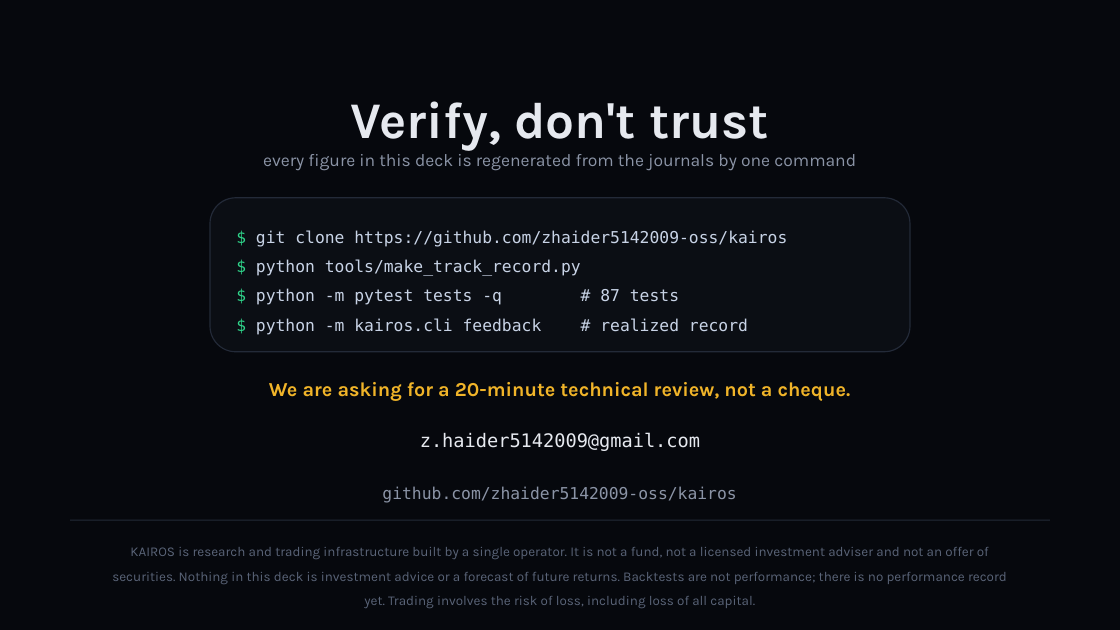
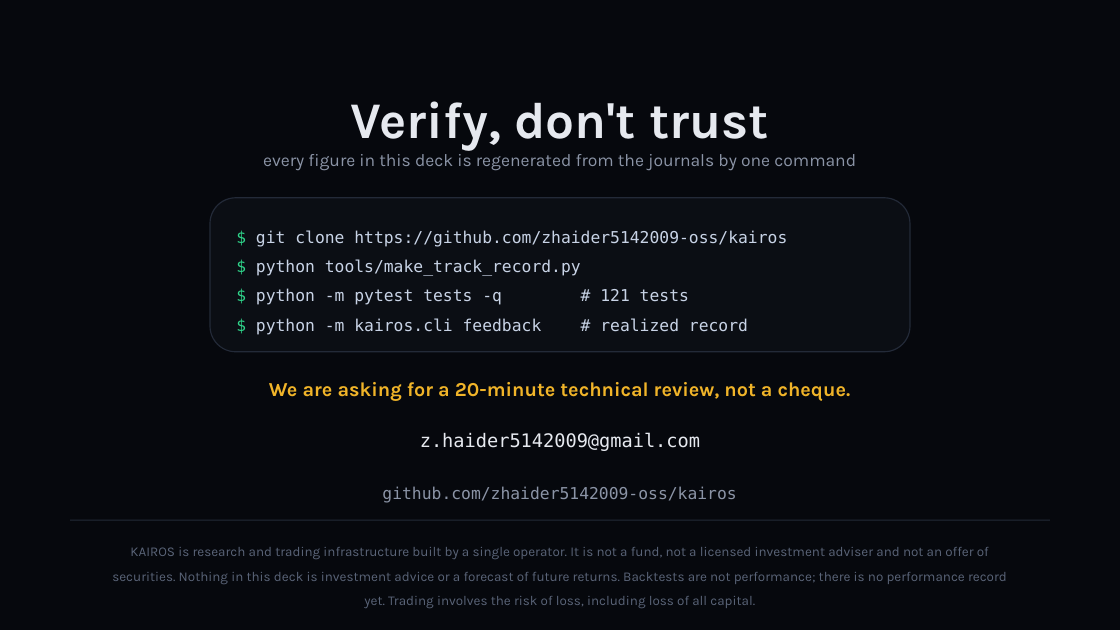
Before and after one commit to zhaider5142009-oss/kairos, a slide deck: slide 12 of docs/investors/KAIROS_Investor_Deck.pptx. Drawn at 1120x630 pixels with LibreOffice and Linux fonts; fonts in the diff are those of the drawing. Boxes give left, top, right and bottom in pixels: in the first picture for what was removed or moved away, otherwise in the second. Text is boxed around its words. In the diff, an @@ line names an element or a change of style, - is before the commit and + after.

```diff
--- a/docs/investors/KAIROS_Investor_Deck.pptx
+++ b/docs/investors/KAIROS_Investor_Deck.pptx
@@ text at (256, 288, 689, 305): text changed @@
-$ python -m pytest tests -q # 87 tests
+$ python -m pytest tests -q # 121 tests
```
Also in this commit, not shown: 4 other slides changed, 13 other files.
